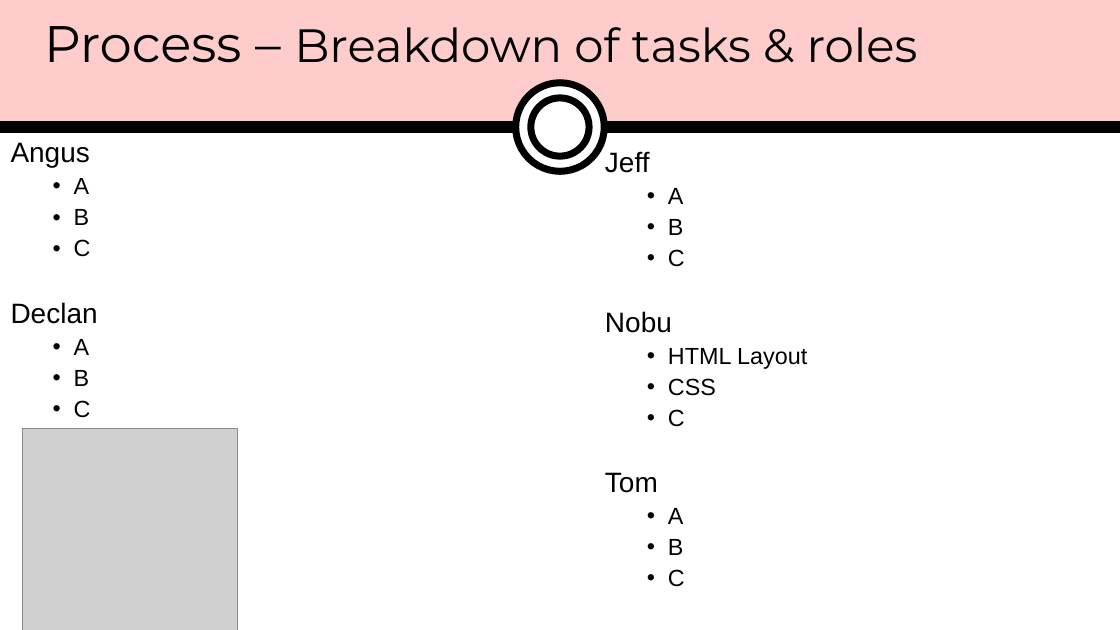
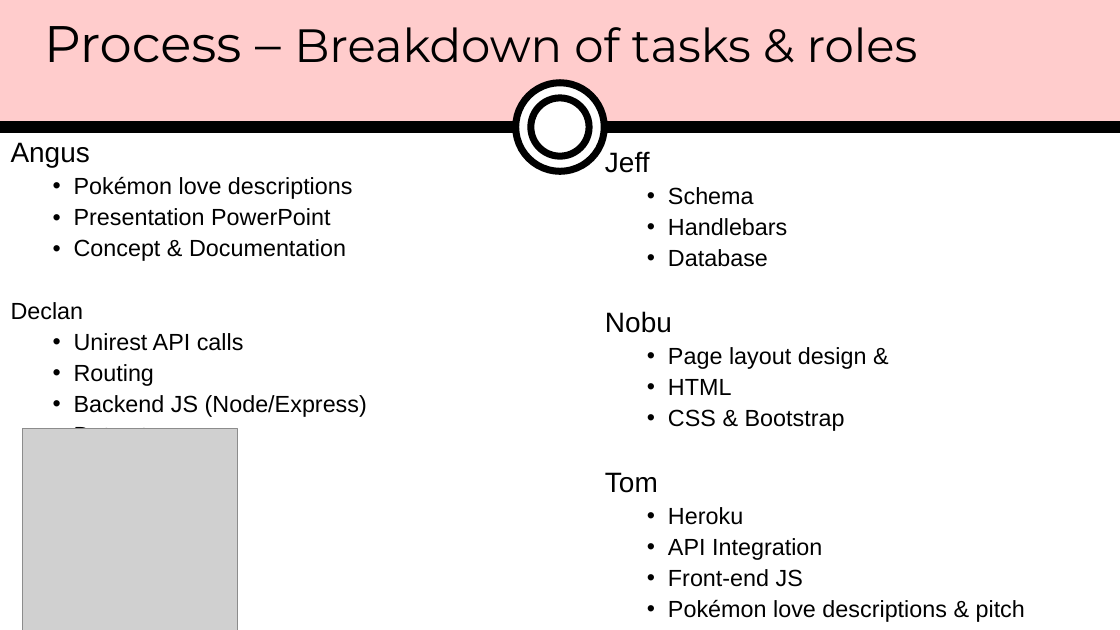
Before and after one commit to thomasmaglaris/Professor-Oak-s-Pokemon-Love-Calculator, a slide deck: slide 6 of presentation-materials/PokemonPresentation.pptx. Drawn at 1120x630 pixels with LibreOffice and Linux fonts; fonts in the diff are those of the drawing; grey boxes stand for pictures. Boxes give left, top, right and bottom in pixels: in the first picture for what was removed or moved away, otherwise in the second. Text is boxed around its words. In the diff, an @@ line names an element or a change of style, - is before the commit and + after.

```diff
--- a/presentation-materials/PokemonPresentation.pptx
+++ b/presentation-materials/PokemonPresentation.pptx
@@ text at (x1=74, y1=176, x2=353, y2=261): text changed @@
-    • A
-    • B
-    • C
+    • Pokémon love descriptions
+    • Presentation PowerPoint
+    • Concept & Documentation
@@ text at (x1=668, y1=187, x2=787, y2=267): text changed @@
-    • A
-    • B
-    • C
+    • Schema
+    • Handlebars
+    • Database
@@ text at (x1=11, y1=302, x2=84, y2=320): size 24 to 20 pt in "Declan" @@
@@ text at (x1=74, y1=333, x2=367, y2=429): text changed @@
-    • A
-    • B
-    • C
-    • D
+    • Unirest API calls
+    • Routing
+    • Backend JS (Node/Express)
+    • Data storage
@@ text at (x1=668, y1=347, x2=867, y2=431): text changed @@
-    • HTML Layout
-    • CSS
-    • C
+    • Page layout design &
+    • HTML
+    • CSS & Bootstrap
@@ text at (x1=668, y1=507, x2=1025, y2=622): text changed @@
-    • A
-    • B
-    • C
+    • Heroku
+    • API Integration
+    • Front-end JS
+    • Pokémon love descriptions & pitch
```
Also in this commit, not shown: 7 other slides changed, 3 other files.
